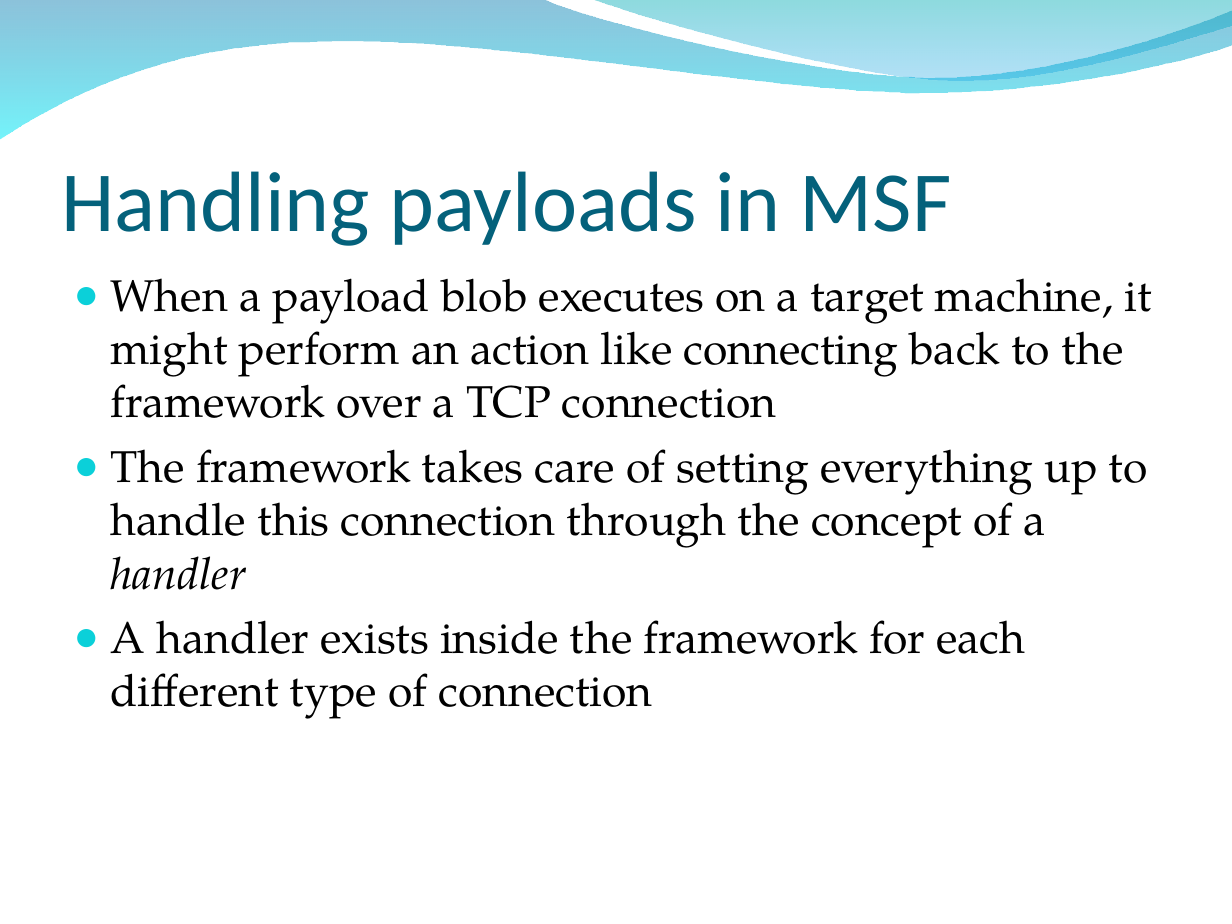
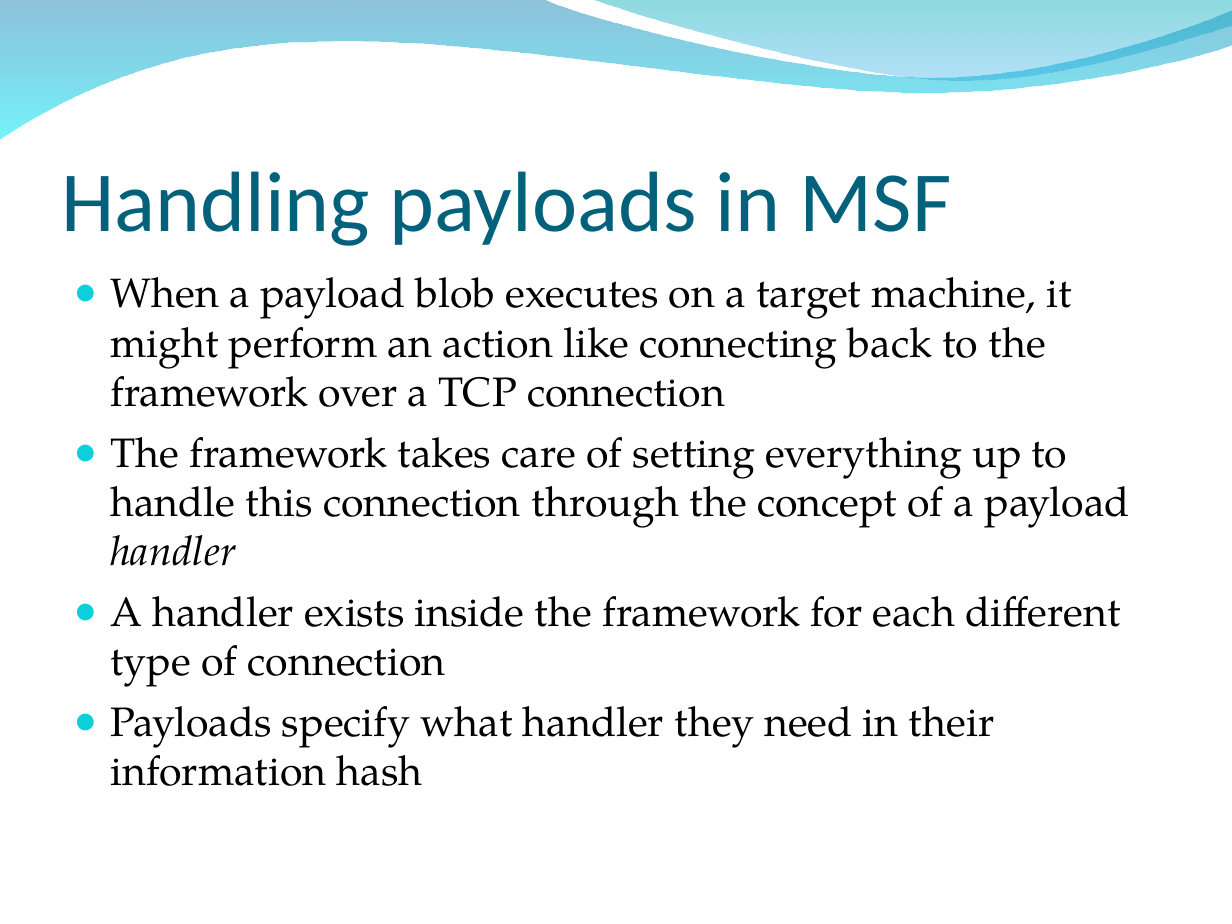
Before and after one commit to bedestall5/metasploit-framework, a slide deck: slide 196 of dev/materials/msf3_internals_training/slides/bh_training_deck.ppt. Drawn at 1232x924 pixels with LibreOffice and Linux fonts; fonts in the diff are those of the drawing; background and template pictures are left out. Boxes give left, top, right and bottom in pixels: in the first picture for what was removed or moved away, otherwise in the second. Text is boxed around its words. In the diff, an @@ line names an element or a change of style, - is before the commit and + after.

```diff
--- a/dev/materials/msf3_internals_training/slides/bh_training_deck.ppt
+++ b/dev/materials/msf3_internals_training/slides/bh_training_deck.ppt
@@ text at <box>110,277,1120,687</box>: size 26 to 24.1 pt in "When a payload blob executes on a ...", "A handler exists inside the framework for ..." @@
@@ text at <box>110,437,1129,566</box>: text changed; size 26 to 24.1 pt @@
-● The framework takes care of setting everything up to handle this connection through the concept of a handler
+● The framework takes care of setting everything up to handle this connection through the concept of a payload handler
@@ text at <box>110,706,995,786</box>: paragraph added @@
+● Payloads specify what handler they need in their information hash
```
Also in this commit, not shown: 5 other slides changed, 22 slides added, 4 slides removed.
